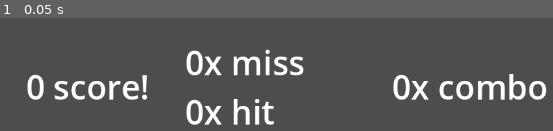
Above: before the commit, frame 1.
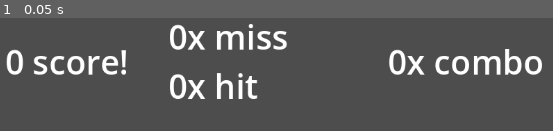
Above: after the commit, the same moment.

Repository: coltonisgod234/Project-KURO-Client
Game: Godot game, scene res://gameplay/mod_HUD/hud.tscn
Two runs of this game, one before a commit and one after it. Both use one fixed random seed, a clock stepped at 60 frames per second and the inputs below. This scene is started directly instead of the project's main scene. The engine's default icon, where the game draws it, is replaced by a stand-in: a white triangle on a blue panel in a dark square.
Inputs:
- Up to frame 1 (0.05 s): no input

The runs differ from the first frame. In frame 1, 15% of the frame differs, in the area x 1-99%, y 5-95%.
Error in both runs: Invalid access to property or key 'note_judged' on a base object of type 'Nil'. (res://gameplay/mod_HUD/hud_glue.gd:12)

Commit message:
Double nevermind I made them scroll down, also the hit/miss detection system is a lot nicer now. It uses metadata on the notes making rather than hardcoding Y positions

Diff:
--- a/gameplay/mod_HUD/hud.tscn
+++ b/gameplay/mod_HUD/hud.tscn
@@ -65,8 +65,8 @@
 anchor_top = 1.0
 anchor_right = 1.0
 anchor_bottom = 1.0
-offset_left = 330.0
-offset_top = -138.0
+offset_left = 294.0
+offset_top = -211.0
 grow_horizontal = 2
 grow_vertical = 0
 
--- a/gameplay/mod_HUD/hud_glue.gd
+++ b/gameplay/mod_HUD/hud_glue.gd
@@ -15,14 +15,14 @@
 	return
 
 func _on_hit(lane, note):
-	score.add_count(+1)
+	combo.add_count(+1)
 	hit.add_count(1)
-	combo.add_count(note.speed / 1.5)
+	score.add_count(note.speed / 1.5)
 
 func _on_miss(lane, note):
-	combo.set_count(0)
+	score.set_count(0)
 	miss.add_count(1)
-	score.sub_count_positive_only(1.5 / note.speed)
+	combo.sub_count_positive_only(1.5 / note.speed)
 
 func _on_note_judged(lane: Node2D, note: Node2D, judge: int, nonfacbricated: int):
 	match judge:
--- a/gameplay/mod_management/lane_manager.gd
+++ b/gameplay/mod_management/lane_manager.gd
@@ -10,6 +10,10 @@
 
 func kuro_init():
 	print("[LaneManager] Lane Manager ready")
+
+func _tree_exit():
+	for child in get_children():  # avoid memleak
+		child.queue_free()
 
 func spawn_lane(i, map_lanes, pixels_per_lane, songplayer):
 	print("[LaneManager] Initalizing Lane #%d" % i)
--- a/gameplay/mod_note/key.gd
+++ b/gameplay/mod_note/key.gd
@@ -1,6 +1,4 @@
 extends Area2D
-
-@export var note_miss_line: int = -35
 
 signal note_destroyed(lane_node: Node, note: Node)
 signal note_hit(lane_node: Node, note: Node)
@@ -22,9 +20,12 @@
 	var key = "key%s" % lane_num
 	var is_pressed = Input.is_action_pressed(key)
 	if self.overlaps_area(node.get_node("Area")):
+		node.set_meta("key_been_inside", true)
 		#print("NODE IS OVERLAPPING")
 		if is_pressed:
 			hit(node, lane_num)
 
-	elif node.position.y < 0:
+		return
+
+	elif node.get_meta("key_been_inside"):
 		miss(node, lane_num)
--- a/gameplay/mod_note/lane.gd
+++ b/gameplay/mod_note/lane.gd
@@ -7,9 +7,7 @@
 var current_beat: int = 0
 var lane_num: int = 0
 
-@export var pixels_per_lane:float = self.scale.y
-@export var forgiveness:int = 0
-@export var hit_window:int = 70
+@export var spawn_at_y: float
 
 func get_current_beat():
 	if current_beat == len(timings):
@@ -41,7 +39,7 @@
 	var spd = this_ittr["speed"]
 	var travel_time = (600 - 70) / spd  # Distance over speed
 	var spawn_time = time - travel_time
-	print("[Lane%d] it works so good man %f" % [lane_num, spawn_time])
+	#print("[Lane%d] it works so good man %f" % [lane_num, spawn_time])
 	if spawn_time <= Globals.get_global_timer() / 1_000_000.0:  # Dumb BS
 		print("[Lane%s] Spawning, beat_counter is now %s" % [lane_num, current_beat])
 		spawn_note(spd)
@@ -55,6 +53,7 @@
 
 func spawn_note(speed: float):
 	var note_instance = NoteScene.instantiate()
-	note_instance.position = Vector2(0, 600)
+	note_instance.position = Vector2(0, spawn_at_y)
 	note_instance.speed = speed
+	note_instance.set_meta("key_been_inside", false)
 	$NoteContainer.add_child(note_instance)
--- a/gameplay/mod_note/lane.tscn
+++ b/gameplay/mod_note/lane.tscn
@@ -1,33 +1,52 @@
-[gd_scene load_steps=5 format=3 uid="uid://mum0qmlxuvye"]
+[gd_scene load_steps=6 format=3 uid="uid://mum0qmlxuvye"]
 
 [ext_resource type="Script" uid="uid://d361jtphwpdin" path="res://gameplay/mod_note/lane.gd" id="1_phwy2"]
 [ext_resource type="Script" uid="uid://cueb4vjm7liat" path="res://gameplay/mod_note/key.gd" id="2_8ntnh"]
 [ext_resource type="AudioStream" uid="uid://d0u33ovcqwys" path="res://UI_stuff/miss_sound_two.wav" id="3_n1wdr"]
+[ext_resource type="Theme" uid="uid://c3jcrlkt7sab1" path="res://shared/blackness_GUI.tres" id="3_n8um2"]
 
 [sub_resource type="RectangleShape2D" id="RectangleShape2D_6ma31"]
-size = Vector2(48, 70)
+size = Vector2(48, 89)
 
 [node name="Lane" type="Node2D"]
 script = ExtResource("1_phwy2")
-pixels_per_lane = 48.0
-forgiveness = -35
 metadata/lane_number = 0
 metadata/active = true
 metadata/t = []
 
 [node name="Key" type="Area2D" parent="."]
+position = Vector2(0, 630)
 script = ExtResource("2_8ntnh")
-note_miss_line = 0
 
 [node name="KeyShape" type="CollisionShape2D" parent="Key"]
+position = Vector2(0, -9.5)
 shape = SubResource("RectangleShape2D_6ma31")
 
-[node name="KeyColour" type="ColorRect" parent="Key/KeyShape"]
-offset_left = -21.0
-offset_top = -35.0
-offset_right = 21.0
-offset_bottom = 35.0
-metadata/_edit_use_anchors_ = true
+[node name="VBoxContainer" type="VBoxContainer" parent="Key/KeyShape"]
+anchors_preset = 8
+anchor_left = 0.5
+anchor_top = 0.5
+anchor_right = 0.5
+anchor_bottom = 0.5
+offset_left = -20.0
+offset_top = -20.0
+offset_right = 20.0
+offset_bottom = 20.0
+grow_horizontal = 2
+grow_vertical = 2
+theme = ExtResource("3_n8um2")
+theme_override_constants/separation = 0
+
+[node name="Line" type="ColorRect" parent="Key/KeyShape/VBoxContainer"]
+custom_minimum_size = Vector2(24, 8)
+layout_mode = 2
+theme = ExtResource("3_n8um2")
+color = Color(1, 0.380392, 0.34902, 1)
+
+[node name="Key" type="ColorRect" parent="Key/KeyShape/VBoxContainer"]
+custom_minimum_size = Vector2(0, 75.535)
+layout_mode = 2
+size_flags_vertical = 3
 
 [node name="AudioStreamPlayer" type="AudioStreamPlayer" parent="Key"]
 stream = ExtResource("3_n1wdr")
--- a/gameplay/mod_note/note.gd
+++ b/gameplay/mod_note/note.gd
@@ -1,7 +1,12 @@
 extends Node2D
 
 var speed: float = 0
+@export var go_up := false
 
 func _process(_delta:float):
-	position.y -= speed * _delta
+	match go_up:
+		true:
+			position.y -= speed * _delta
+		false:
+			position.y += speed * _delta
 	#print("NOTE PROCESSING AND MOVING Y TO %s" % position.y)
--- a/gameplay/mod_note/note.tscn
+++ b/gameplay/mod_note/note.tscn
@@ -1,13 +1,12 @@
-[gd_scene load_steps=4 format=3 uid="uid://c6pv3254isdg1"]
+[gd_scene load_steps=3 format=3 uid="uid://c6pv3254isdg1"]
 
 [ext_resource type="Script" uid="uid://c5ralwjebejgm" path="res://gameplay/mod_note/note.gd" id="1_doocs"]
-[ext_resource type="Texture2D" uid="uid://bgfa6umw3j0oo" path="res://textures/icon.svg" id="2_jbs66"]
 
 [sub_resource type="RectangleShape2D" id="RectangleShape2D_rf3o7"]
 size = Vector2(42, 42)
 
 [node name="Note" type="Node2D"]
-scale = Vector2(1, 1.012)
+scale = Vector2(1, 0.5)
 script = ExtResource("1_doocs")
 metadata/speed = 0.0
 
@@ -18,11 +17,8 @@
 scale = Vector2(1, 1.012)
 shape = SubResource("RectangleShape2D_rf3o7")
 
-[node name="Sprite2D" type="Polygon2D" parent="Area/Shape"]
-position = Vector2(0, 3.8147e-06)
-scale = Vector2(0.348931, 0.35522)
-skew = 0.0174533
-texture = ExtResource("2_jbs66")
-polygon = PackedVector2Array(59.1, -64, -59.2477, -63.859, -63.8, -59, -64, 61, -60.3, 64, 59.6, 64, 63.9, 59, 64, -61.1)
-uv = PackedVector2Array(123.1, 0, 5, 0, 0.2, 5, 0, 125, 3.7, 128, 123.6, 128, 127.9, 123, 128, 2.9)
-polygons = [PackedInt32Array(0, 1, 2, 3, 4, 5, 6, 7)]
+[node name="ColorRect" type="ColorRect" parent="Area/Shape"]
+offset_left = -20.0
+offset_top = -20.2618
+offset_right = 20.0
+offset_bottom = 19.7382
--- a/menu/ui.gd
+++ b/menu/ui.gd
@@ -1,4 +1,6 @@
 extends KURO_Component
+
+var game
 
 func kuro_init(): # TEST ONLY!!!
 	#start("user://songs/test_song_the_2nd/testmap.json", "user://songs/test_song_the_2nd", [])
@@ -30,9 +32,25 @@
 	print(trangenderwoman66)                       # They saw my transfem friend violet
 	return trangenderwoman66                       # and said "mom im a woman now" to mock her
 
+func _input(event):
+	if event is InputEventKey:
+		if event.is_action_pressed("reload"):
+			if game != null:
+				var last_file = game.get_meta("sparams_file")
+				var last_root = game.get_meta("sparams_root")
+				var last_characters_to_load = game.get_meta("sparams_characters_to_load")
+				force_stop_game()
+				start(last_file, last_root, last_characters_to_load)
+
+func force_stop_game():
+	game.queue_free()
+
 func start(file: String, root: String, characters_to_load: Array):
 	#Engine.time_scale = 0.5  # Slow down to 50% speed for testing
-	var game = Scenes.Main.instantiate()
+	game = Scenes.Main.instantiate()
+	game.set_meta("sparams_file", file)
+	game.set_meta("sparams_root", root)
+	game.set_meta("sparams_characters_to_load", characters_to_load)
 	game.map = MapParser.load_map(file)
 	game.map_timings = MapParser.parse_map_notes(game.map)
 	game.map_song = MapParser.parse_map_songfile(game.map, root)
@@ -52,4 +70,5 @@
 	print("Ok")
 	# Do stuff that we want with game
 	game.queue_free()  # memory leak fuck
+	game = null
 	show_all_ui()
--- a/project.godot
+++ b/project.godot
@@ -78,3 +78,8 @@
 "events": [Object(InputEventKey,"resource_local_to_scene":false,"resource_name":"","device":-1,"window_id":0,"alt_press …(192 unchanged characters)…
 ]
 }
+reload={
+"deadzone": 0.2,
+"events": [Object(InputEventKey,"resource_local_to_scene":false,"resource_name":"","device":-1,"window_id":0,"alt_pressed":false,"shift_pressed":false,"ctrl_pressed":false,"meta_pressed":false,"pressed":false,"keycode":0,"physical_keycode":82,"key_label":0,"unicode":114,"location":0,"echo":false,"script":null)
+]
+}
